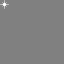
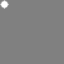
Two versions of the same layered image (64x64). Layer-by-layer changes:
painted on "Layer 1" over [0, 0, 9, 9]
